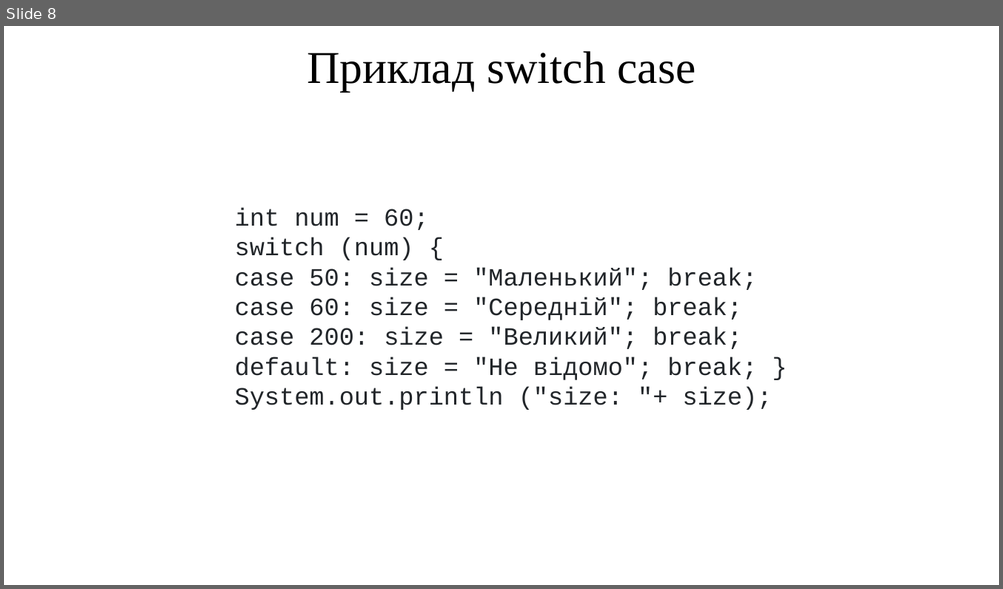
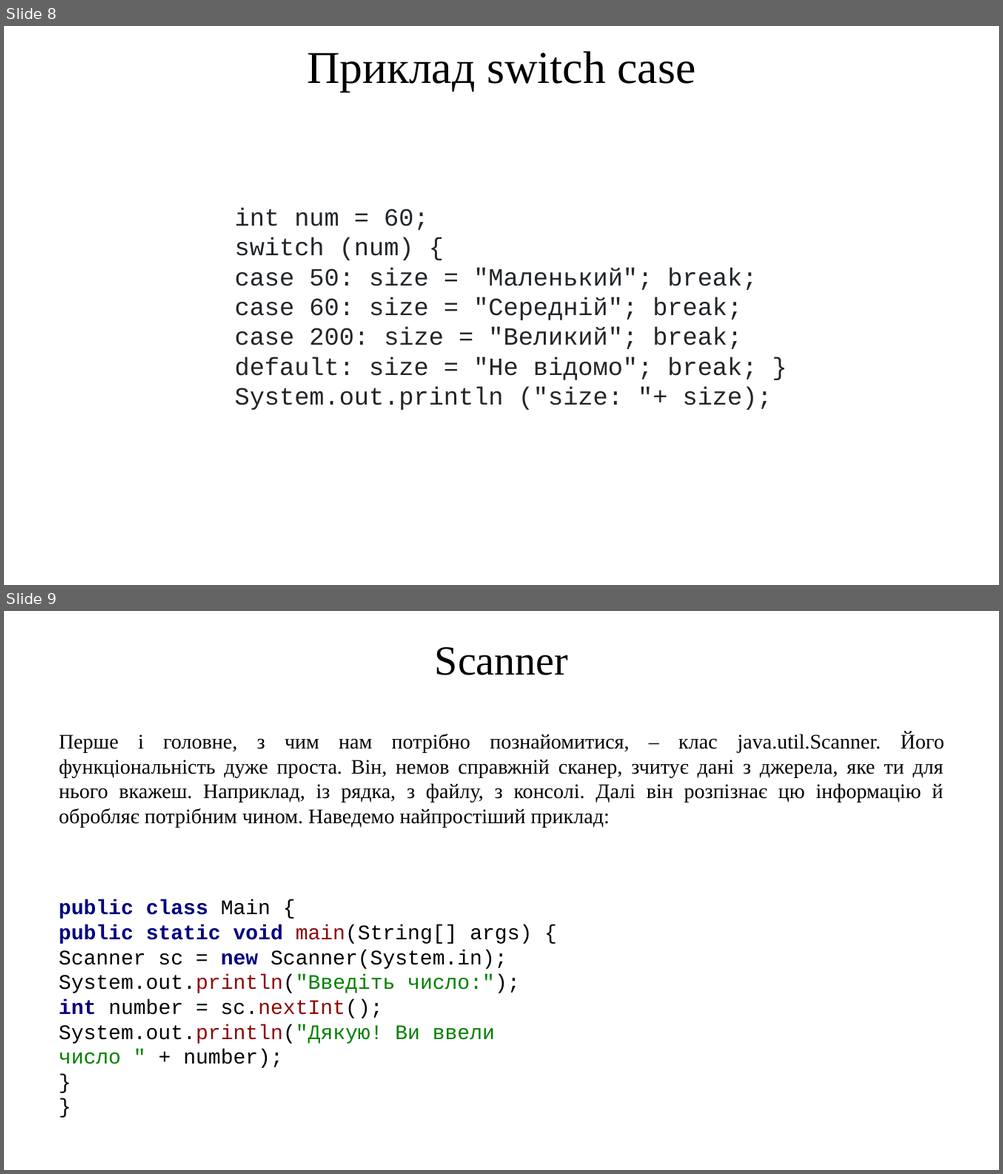
Before and after one commit to arg3ntuum/JavaCourse, a slide deck: Java Урок 3 ifelse switch.pptx. Shown one above the other, each under a label of ours: slide 8 before the commit, slides 8 and 9 after it. The pictures are 1003x589 and 1003x1174 pixels, drawn with LibreOffice and Linux fonts; fonts in the diff are those of the drawing. Boxes give left, top, right and bottom in pixels: in the first picture for what was removed or moved away, otherwise in the second. Text is boxed around its words. In the diff, an @@ line names an element or a change of style, - is before the commit and + after.

```diff
--- a/Java Урок 3 ifelse switch.pptx
+++ b/Java Урок 3 ifelse switch.pptx
@@ slide 9 added at bbox=[4, 611, 999, 1170], background #FFFFFF @@
@@ text added at bbox=[435, 647, 568, 675], 40 pt, text #000000 @@
+Scanner
@@ text added at bbox=[59, 733, 944, 827], 20 pt, text #000000 @@
+Перше і головне, з чим нам потрібно познайомитися, – клас java.util.Scanner. Його функціональність дуже проста. Він, немов справжній сканер, зчитує дані з джерела, яке ти для нього вкажеш. Наприклад, із рядка, з файлу, з консолі. Далі він розпізнає цю інформацію й обробляє потрібним чином. Наведемо найпростіший приклад:
@@ text added at bbox=[59, 900, 532, 1068], 20 pt, text #000000 @@
+public class Main {
+public static void main(String[] args) {
+Scanner sc = new Scanner(System.in);
+System.out.println("Введіть число:");
+int number = sc.nextInt();
+System.out.println("Дякую! Ви ввели число " + number);
+}
+}
```
Also in this commit, not shown: 6 other slides added, 3 other files.
